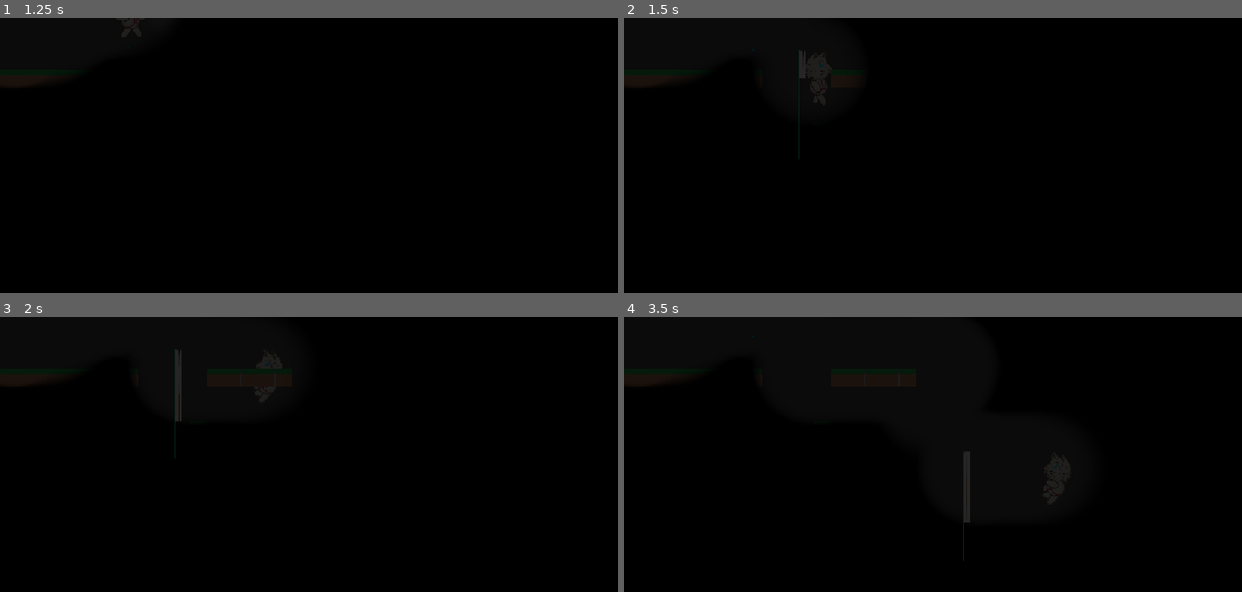
Above: before the commit, frames 1-4 (two rows, left to right).
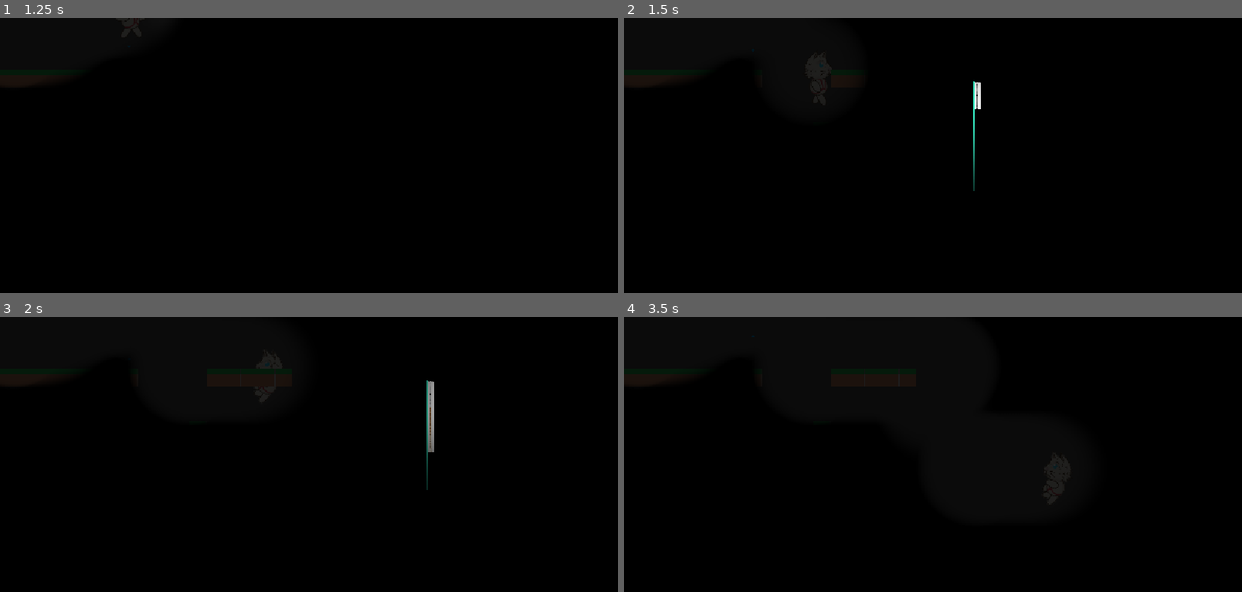
Above: after the commit, the same moments.

Repository: Mad2F/GameJam_2025
Game: Godot game, scene res://Game/Levels/Level0.tscn
Same seed, same stepped clock (60 frames per second), same inputs: the game is played once before the commit and once after it. Sound files missing from this copy of the repository are replaced by a short silence.
Inputs (mouse positions are in pixels of both pictures, inside the frame that each line leads up to):
- Up to frame 1 (1.25 s): tap Enter (enter) at 0.5 s; move the mouse to (444, 141) at 0.52 s; hold Right (move_right) from 0.53 s (still down); tap C (climb) at 0.6 s; tap Space (move_jump) at 0.77 s
- Up to frame 2 (1.5 s): keep holding Right (move_right); move the mouse to (809, 169) at 1.27 s; tap C (climb) at 1.35 s
- Up to frame 3 (2 s): keep holding Right (move_right); tap Space (move_jump) at 1.52 s
- Up to frame 4 (3.5 s): move the mouse to (994, 394) at 2.02 s; release Right (move_right) at 2.03 s; hold Left (move_left) 2.03-2.78 s; hold Enter (enter) 2.03-2.78 s; tap C (climb) at 2.3, 2.85 s; move the mouse to (902, 509) at 2.77 s; hold Right (move_right) from 2.78 s (still down); tap Space (move_jump) at 3.02 s

Frame 1 is identical in both runs. In frame 2, 0.3% of the frame differs, in the area x 28-58%, y 11-63%; in frame 3, 0.6%, in the area x 28-71%, y 11-63%; in frame 4, 0.3%.

Commit message:
On remet les logiques cordes coté Player

Diff:
--- a/Game/LevelsComponents/PlayerPhysics.gd
+++ b/Game/LevelsComponents/PlayerPhysics.gd
@@ -2,14 +2,10 @@
 
 var playerScene = preload("res://Game/player.tscn")
 var _player : Player
-@onready var scene = preload("res://Game/rope.tscn")
-@onready var scene_instance = null
 
 func _ready():
 	$PlayerStartPosition.hide()
 	_initPlayerPosition()
-	_player.createRope.connect(_on_rope_created)
-	_player.destroyRope.connect(_on_rope_destroyed)
 
 
 func _initPlayerPosition():
@@ -17,14 +13,3 @@
 	_player.z_index = 0
 	_player.position = $PlayerStartPosition.position
 	add_child(_player)
-
-func _on_rope_created(pos):
-	scene_instance = scene.instantiate()
-	scene_instance.set_name("Rope")
-	scene_instance.set_global_position(pos)
-	scene_instance.z_index = 2
-	scene_instance.player_leaves_rope.connect(_player.falls_off_rope)
-	add_child(scene_instance)
-
-func _on_rope_destroyed():
-	scene_instance.queue_free()
--- a/Game/player.gd
+++ b/Game/player.gd
@@ -42,8 +42,8 @@
 
 var currentFloor = null
 
-signal createRope(message: Vector2)
-signal destroyRope()
+@onready var scene = preload("res://Game/rope.tscn")
+@onready var scene_instance = null
 
 # Start front idle animation on load
 func _ready():
@@ -105,7 +105,7 @@
 			if (rope_position != null):
 				state = State.CLIMBING
 				rope_under_tension_sound.play()
-				createRope.emit(rope_position)
+				_on_rope_created(rope_position)
 				global_position = rope_position
 				_last_y_on_ground = global_position.y
 
@@ -129,7 +129,7 @@
 			rope_under_tension_sound.stop()
 			state = State.IDLE
 			timeoff = timeoff0
-			destroyRope.emit()
+			_on_rope_destroyed()
 			set_collision_mask_value(1, true)
 			set_collision_mask_value(3, false)
 			#$CollisionShape2D.disabled = false
@@ -167,7 +167,7 @@
 func falls_off_rope():
 	print("player falls off")
 	isOnRope = false
-	destroyRope.emit()
+	_on_rope_destroyed()
 	set_collision_mask_value(1, true)
 	set_collision_mask_value(3, false)
 
@@ -188,3 +188,15 @@
 			effect.drive = fall_drive
 			fall_sound.play()
 		_last_safe_y = position.y
+
+
+func _on_rope_created(pos):
+	scene_instance = scene.instantiate()
+	scene_instance.set_name("Rope")
+	scene_instance.set_global_position(pos)
+	scene_instance.z_index = 2
+	scene_instance.player_leaves_rope.connect(falls_off_rope)
+	add_child(scene_instance)
+
+func _on_rope_destroyed():
+	scene_instance.queue_free()
Not shown: 1 places in Game/Levels/Level0.tscn that only renumber resources
Not shown: 1 places in Game/player.tscn that only renumber resources
